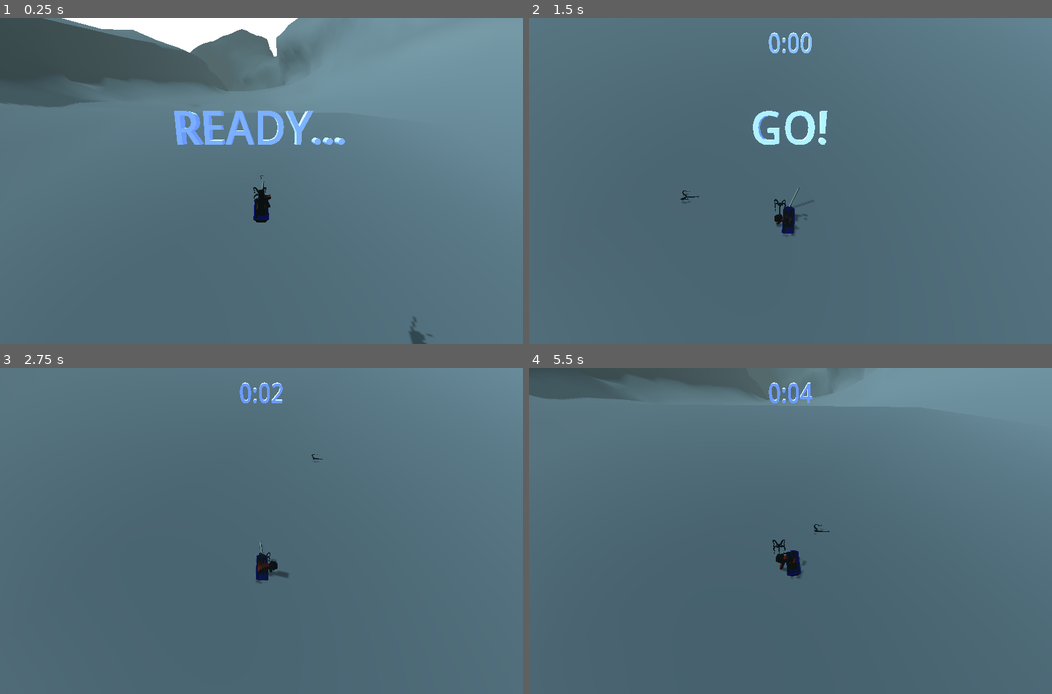
Above: before the commit, frames 1-4 (two rows, left to right).
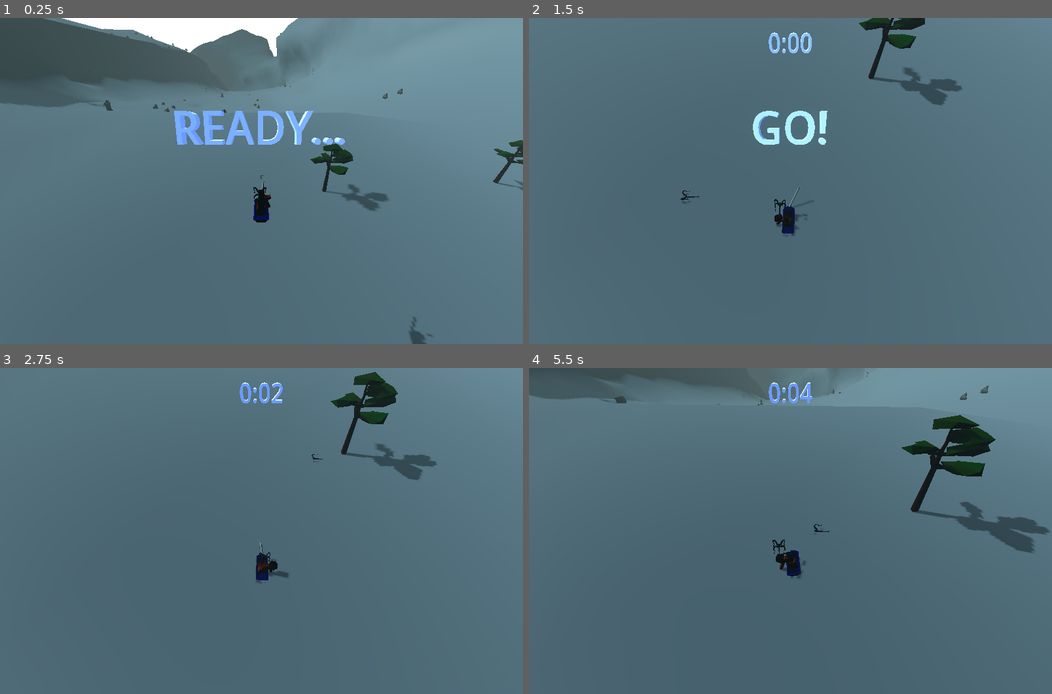
Above: after the commit, the same moments.

Repository: tokkoro/ggj24-sled
Game: Godot game, scene res://tomi_testaa/level_loader_scene.tscn
The game is run twice, just before and just after one commit, with the same random seed, the same clock (stepped at 60 frames per second) and the same inputs.
Inputs (mouse positions are in pixels of both pictures, inside the frame that each line leads up to):
- Up to frame 1 (0.25 s): no input
- Up to frame 2 (1.5 s): move the mouse to (905, 164) at 0.52 s; hold Right (turn_right) 0.53-1.28 s; tap Down (break) at 0.6, 1.35 s; click (905, 164) at 0.67 s; tap Space (jump) at 0.77 s; move the mouse to (685, 197) at 1.27 s; hold Left (turn_left) from 1.28 s (still down)
- Up to frame 3 (2.75 s): tap Space (jump) at 1.52 s; move the mouse to (313, 459) at 2.02 s; release Left (turn_left) at 2.03 s; hold Right (turn_right) from 2.03 s (still down); tap Down (break) at 2.1 s
- Up to frame 4 (5.5 s): move the mouse to (764, 596) at 2.77 s; release Right (turn_right) at 2.78 s; hold Up (accelerate) 2.78-3.53 s; tap Down (break) every 0.75 s from 2.85 to 5.1 s; click (764, 596) at 2.92 s; tap Space (jump) at 3.02, 3.77, 4.52 s; move the mouse to (947, 579) at 3.52 s; hold Left (turn_left) from 3.53 s (still down); move the mouse to (633, 482) at 4.27 s; move the mouse to (816, 531) at 5.02 s; click (816, 531) at 5.17 s

The runs differ from the first frame. In frame 1, 1.1% of the frame differs, in the area x 16-100%, y 3-62%; in frame 2, 1.3%; in frame 3, 1.7%; in frame 4, 3.0%, in the area x 13-100%, y 1-64%.

Commit message:
Load props for levels

Diff:
--- a/godot_project/tomi_testaa/LevelLoader.gd
+++ b/godot_project/tomi_testaa/LevelLoader.gd
@@ -9,10 +9,17 @@
 	preload("res://models/level2.glb"),
 	preload("res://models/level3.glb"),
 ]
+var props = [
+	preload("res://level0_propsit.tscn"),
+	preload("res://level1_propsit.tscn"),
+	preload("res://level2_propsit.tscn"),
+	null, # preload("res://level3_propsit.tscn")"),
+]
 var root_level = preload("res://tomi_testaa/hill_area.tscn")
 
 var root_scene_ref
 var level_scene_ref
+var props_scene_ref
 
 var load_next_level_timer = 0
 var wait_for_next_level = false
@@ -34,11 +41,15 @@
 		root_scene_ref.queue_free()
 	if is_instance_valid(level_scene_ref):
 		level_scene_ref.queue_free()
+	if is_instance_valid(props_scene_ref):
+		props_scene_ref.queue_free()
 
 	level_scene_ref = levels[level_num].instantiate()
 	add_child(level_scene_ref)
 	root_scene_ref = root_level.instantiate()
 	add_child(root_scene_ref)
+	props_scene_ref = props[level_num].instantiate()
+	add_child(props_scene_ref)
 
 func next_level():
 	current_level += 1
